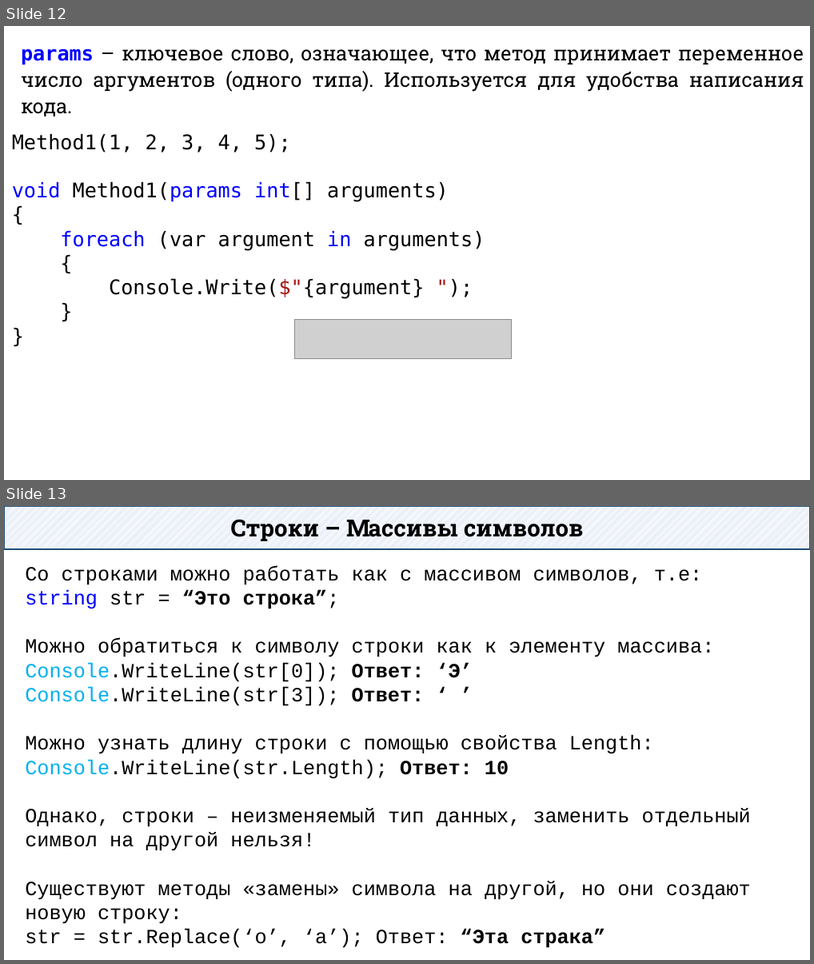
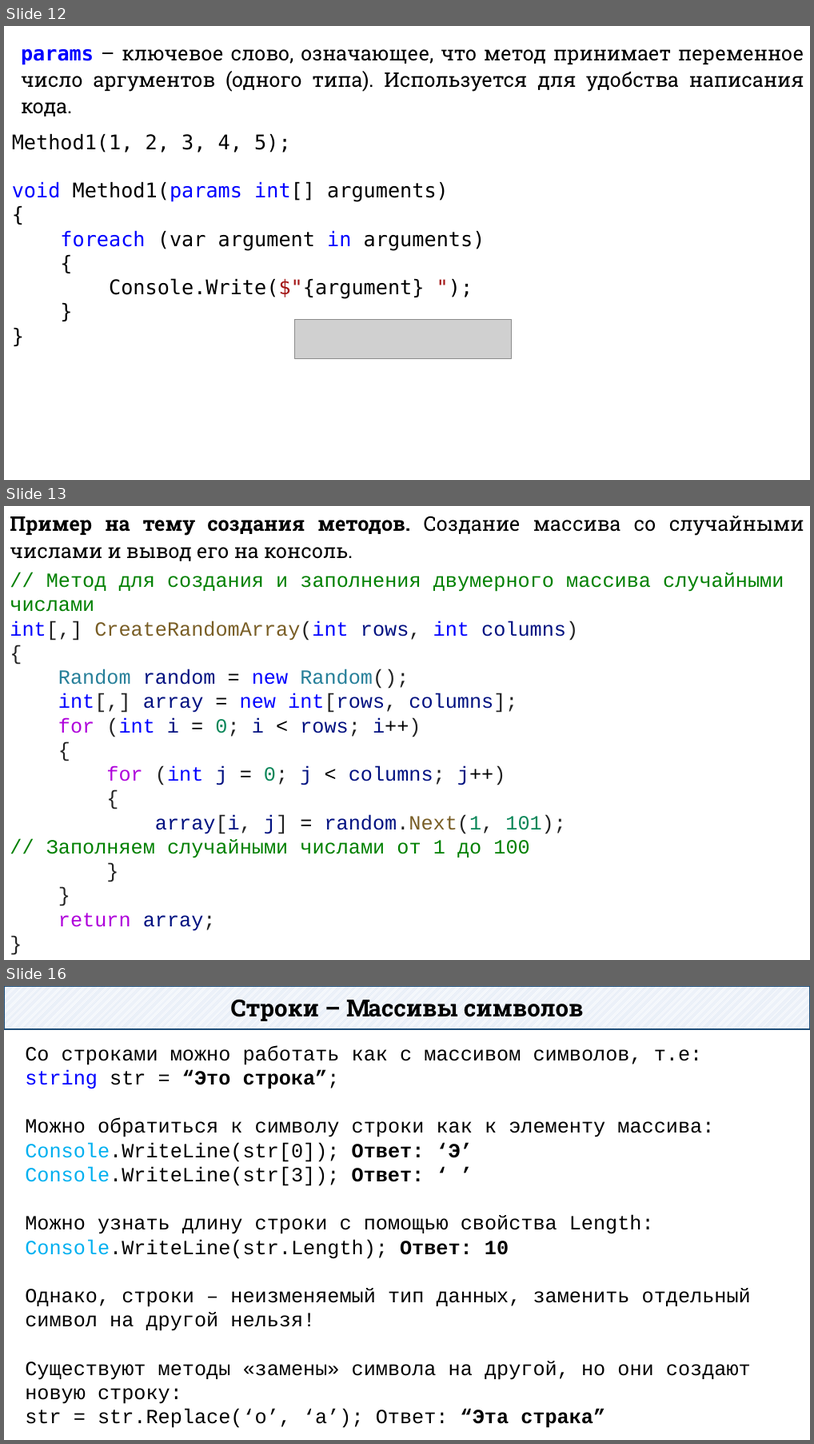
Before and after one commit to DaniilKlyukin/ITiP-1, a slide deck: Лекции/ИТиП лек 3 (лр 3, практическая 2).pptx. Shown one above the other, each under a label of ours: slides 12 and 13 before the commit, slides 12, 13 and 16 after it; the slides between them are not shown. The pictures are 814x964 and 814x1444 pixels, drawn with LibreOffice and Linux fonts; fonts in the diff are those of the drawing; grey boxes stand for pictures. Boxes give left, top, right and bottom in pixels: in the first picture for what was removed or moved away, otherwise in the second. Text is boxed around its words. In the diff, an @@ line names an element or a change of style, - is before the commit and + after.

```diff
--- a/Лекции/ИТиП лек 3 (лр 3, практическая 2).pptx
+++ b/Лекции/ИТиП лек 3 (лр 3, практическая 2).pptx
@@ slide 13 added at (x1=4, y1=506, x2=810, y2=960), background #FFFFFF @@
@@ text added at (x1=10, y1=516, x2=805, y2=931), 24 pt, text #008000 @@
+Пример на тему создания методов. Создание массива со случайными числами и вывод его на консоль.
+// Метод для создания и заполнения двумерного массива случайными числами
+int[,] CreateRandomArray(int rows, int columns)
+{
+Random random = new Random();
+int[,] array = new int[rows, columns];
+for (int i = 0; i < rows; i++)
+{
+for (int j = 0; j < columns; j++)
+{
+array[i, j] = random.Next(1, 101);
+// Заполняем случайными числами от 1 до 100
+}
+}
+return array;
+}
@@ what was slide 13 is now slide 16 @@
```
Also in this commit, not shown: 2 slides changed, 2 other slides added, 32 slides removed, 1 other file.
